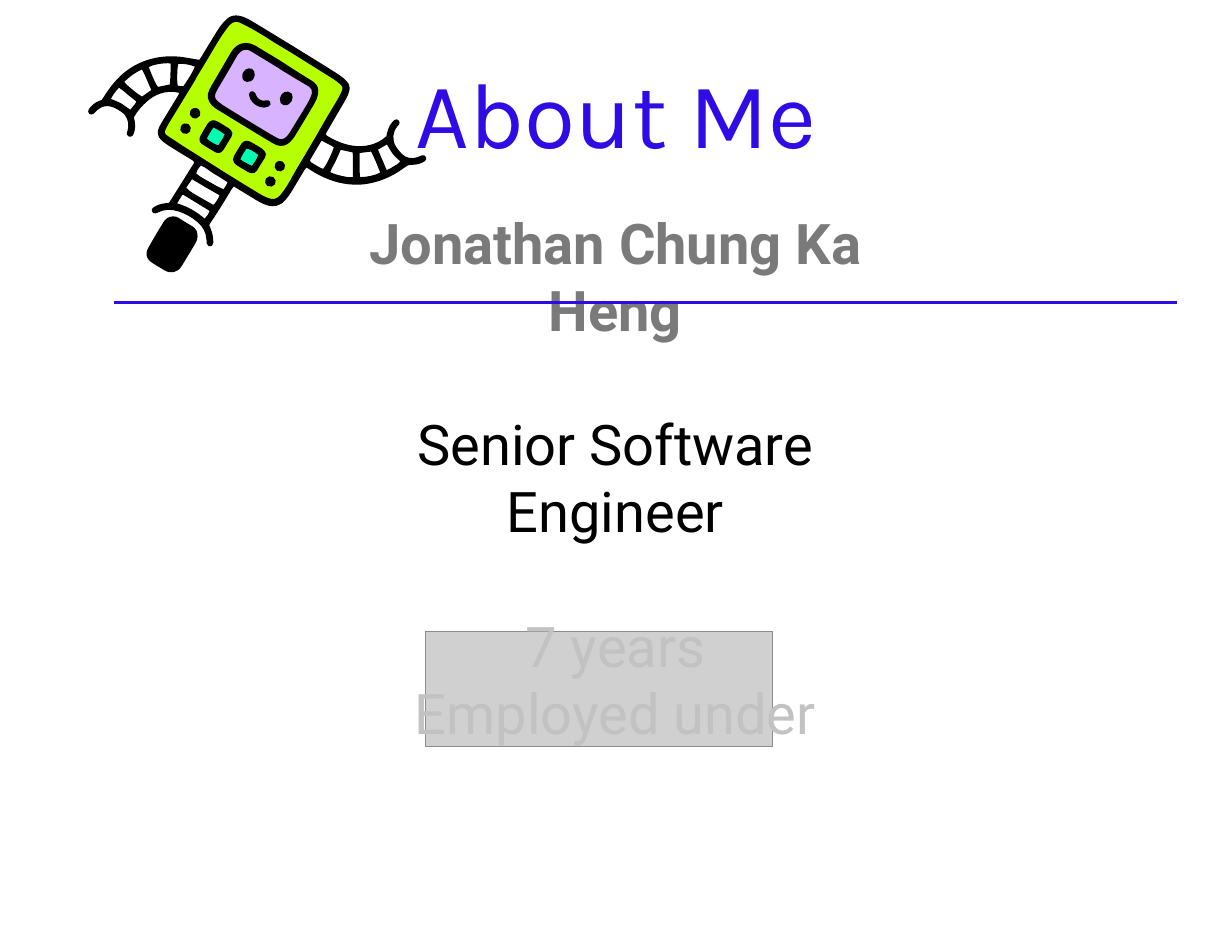
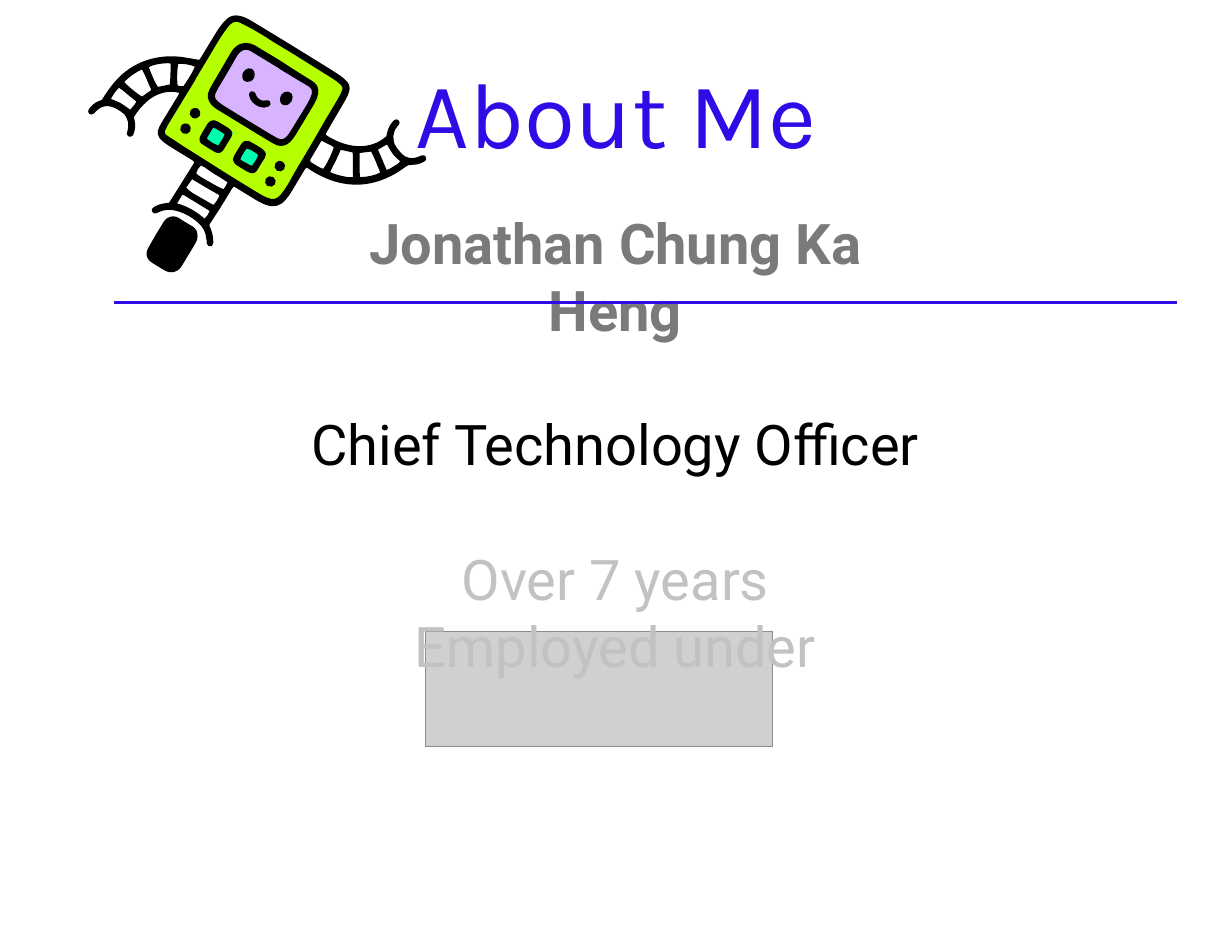
Before and after one commit to Atsukio/REST-API-Workshop, a slide deck: slide 2 of docs/REST API Workshop.pptx. Drawn at 1232x952 pixels with LibreOffice and Linux fonts; fonts in the diff are those of the drawing; grey boxes stand for pictures. Boxes give left, top, right and bottom in pixels: in the first picture for what was removed or moved away, otherwise in the second. Text is boxed around its words. In the diff, an @@ line names an element or a change of style, - is before the commit and + after.

```diff
--- a/docs/REST API Workshop.pptx
+++ b/docs/REST API Workshop.pptx
@@ text at bbox=[311, 222, 919, 681]: text changed; text colour #000000 to #C2C2C2 @@
-Jonathan Chung Ka Heng
-Senior Software Engineer
-7 years
-Employed under
+Jonathan Chung Ka Heng
+Chief Technology Officer
+Over 7 years
+Employed under
```
Also in this commit, not shown: 1 other slide changed.
